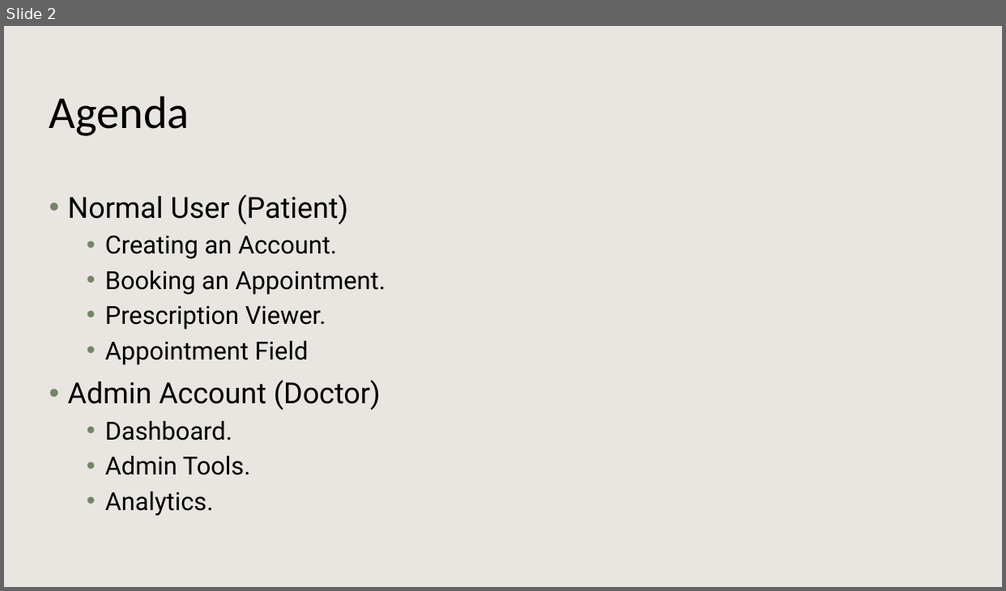
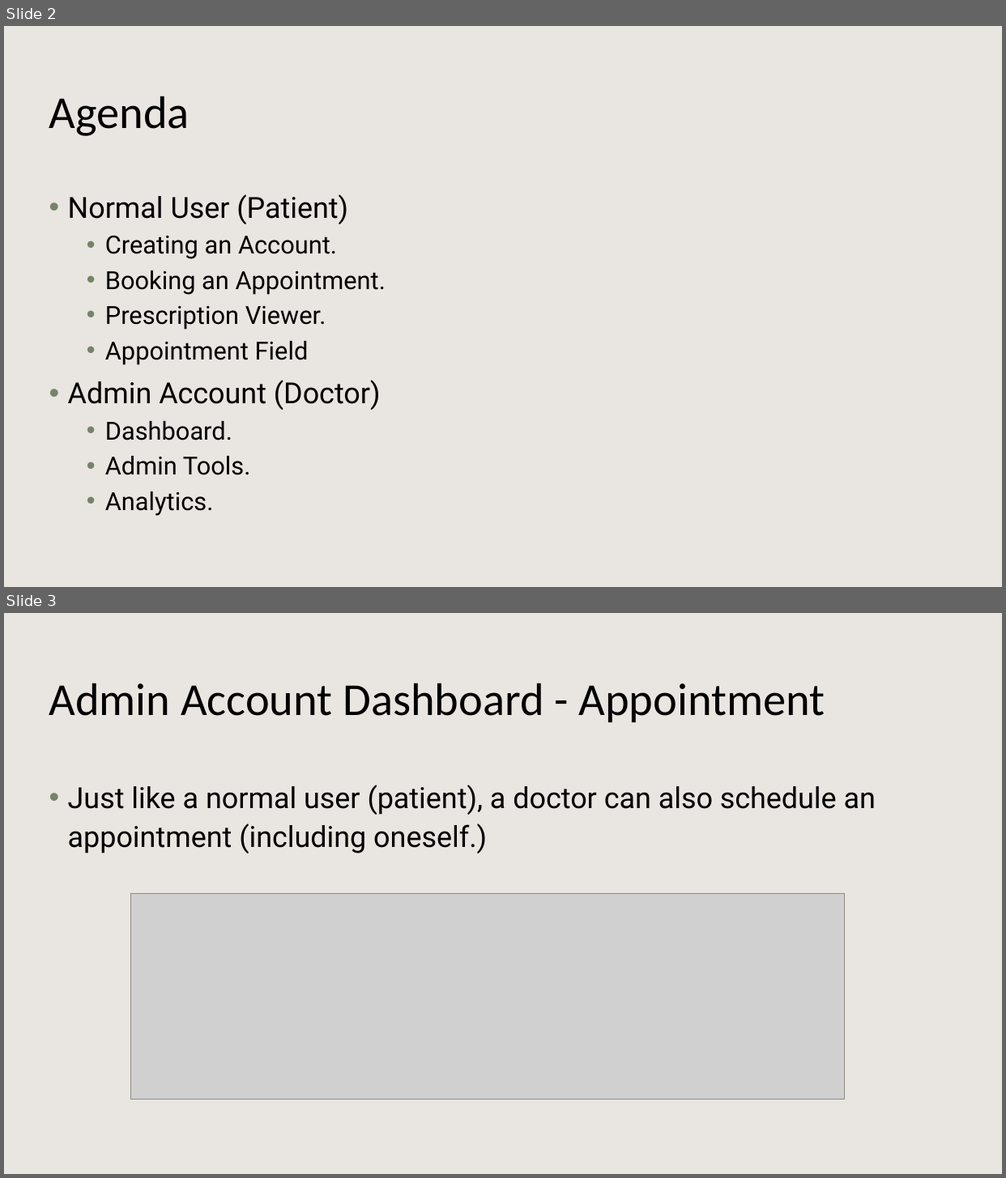
Before and after one commit to Kaylaheady/webDevPortalAndScheduling, a slide deck: docs/Online Appointment and Record System Demo.pptx. Shown one above the other, each under a label of ours: slide 2 before the commit, slides 2 and 3 after it. The pictures are 1006x591 and 1006x1178 pixels, drawn with LibreOffice and Linux fonts; fonts in the diff are those of the drawing; grey boxes stand for pictures; background and template pictures are left out. Boxes give left, top, right and bottom in pixels: in the first picture for what was removed or moved away, otherwise in the second. Text is boxed around its words. In the diff, an @@ line names an element or a change of style, - is before the commit and + after.

```diff
--- a/docs/Online Appointment and Record System Demo.pptx
+++ b/docs/Online Appointment and Record System Demo.pptx
@@ slide 3 added at [4, 613, 1002, 1174], background #FFFFFF; not listed: 1 template element that a slide beside it also shows @@
@@ title added at [49, 683, 825, 722], 44 pt, text #000000 @@
+Admin Account Dashboard - Appointment
@@ text added at [68, 785, 876, 854], 28 pt, text #000000 @@
+• Just like a normal user (patient), a doctor can also schedule an appointment (including oneself.)
@@ picture added at [130, 894, 844, 1100] @@
```
Also in this commit, not shown: 9 other slides added.
